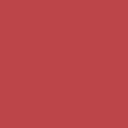
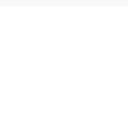
Before/after of a 128px x 128px layered artwork. What changed in the layer stack:
hid "Layer 2", painted on it over bbox(0, 0, 128, 128)
added layer "Layer 1 copy 3" above "Layer 1 copy 2" over bbox(0, 0, 128, 6)
